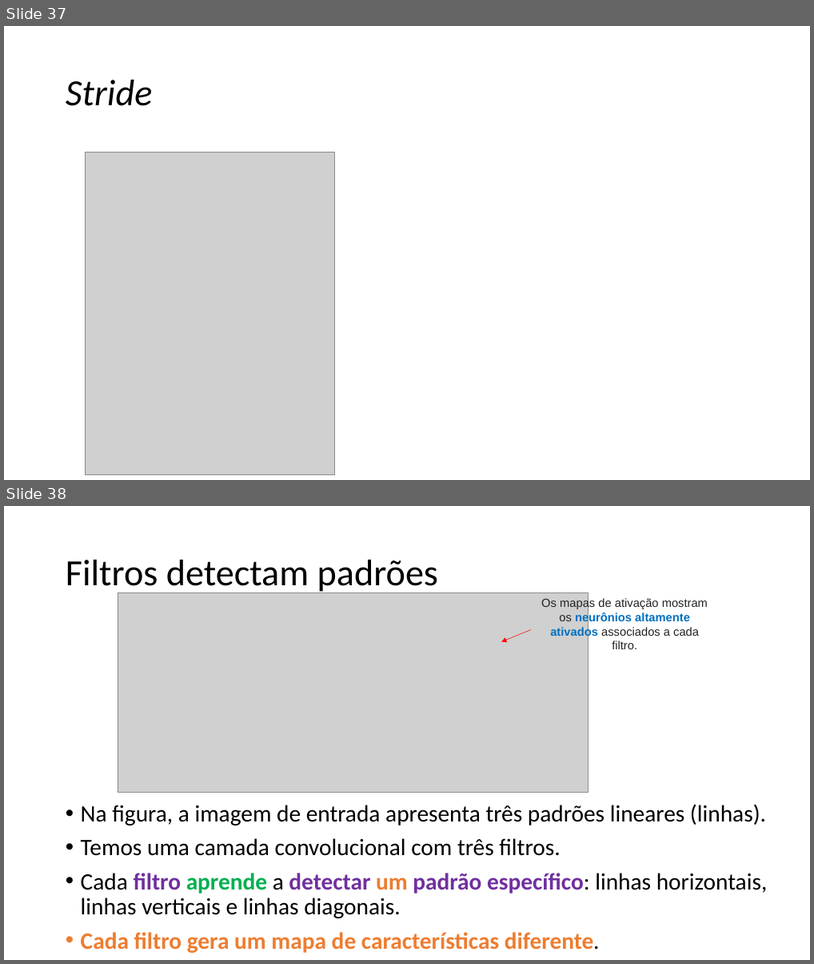
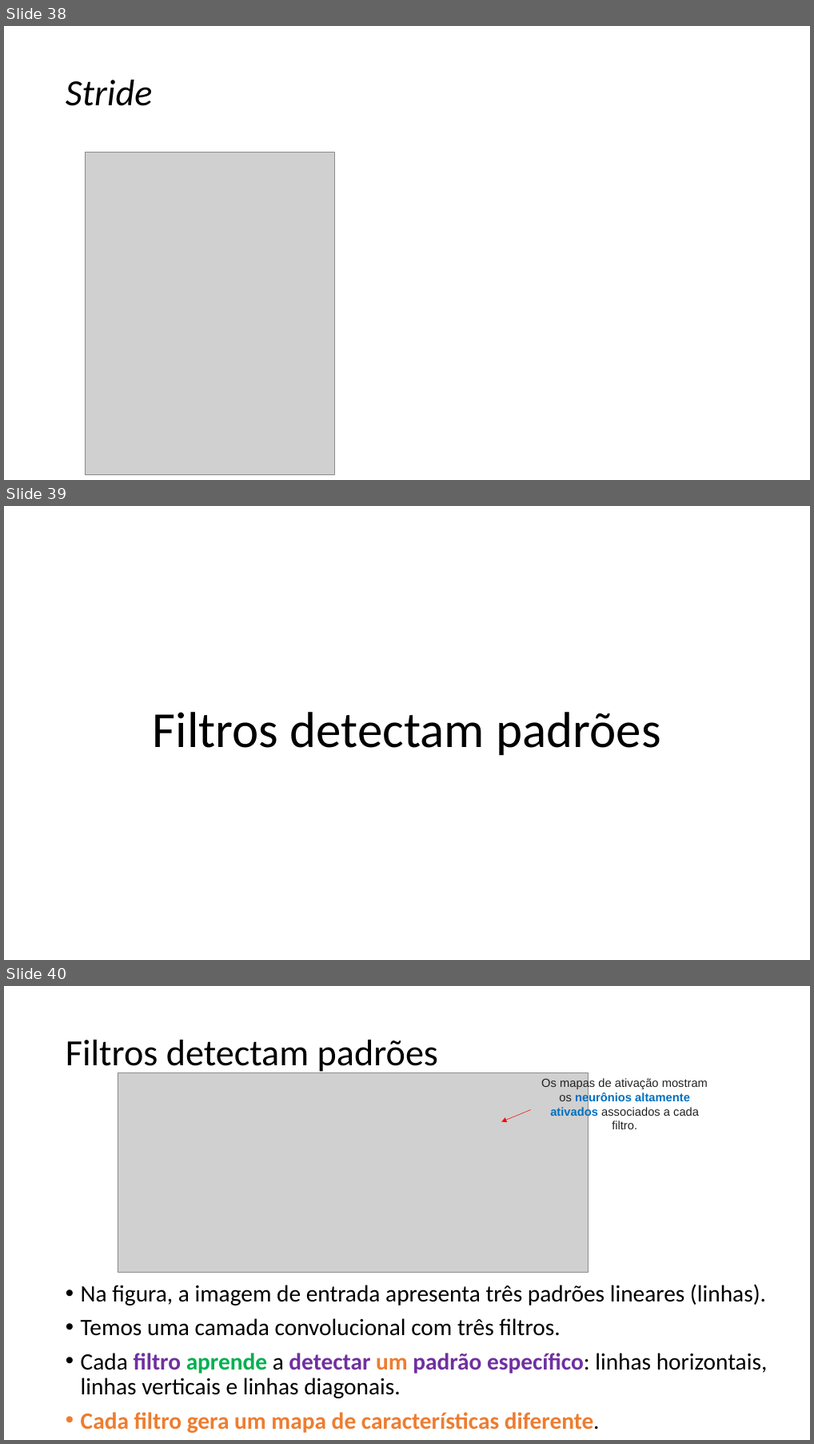
Before and after one commit to zz4fap/c24_inteligencia_artificial, a slide deck: slides/C24_CNN.pptx. Shown one above the other, each under a label of ours: slides 37 and 38 before the commit, slides 38, 39 and 40 after it. The pictures are 814x964 and 814x1444 pixels, drawn with LibreOffice and Linux fonts; fonts in the diff are those of the drawing; grey boxes stand for pictures. Boxes give left, top, right and bottom in pixels: in the first picture for what was removed or moved away, otherwise in the second. Text is boxed around its words. In the diff, an @@ line names an element or a change of style, - is before the commit and + after.

```diff
--- a/slides/C24_CNN.pptx
+++ b/slides/C24_CNN.pptx
@@ slide 39 added at (4, 506, 810, 960), background #FFFFFF @@
@@ text added at (153, 712, 661, 755), 60 pt, text #000000 @@
+Filtros detectam padrões
@@ what was slide 37 is now slide 38 @@
@@ what was slide 38 is now slide 40 @@
```
Also in this commit, not shown: 14 slides changed, 1 other slide added, 2 other files.
